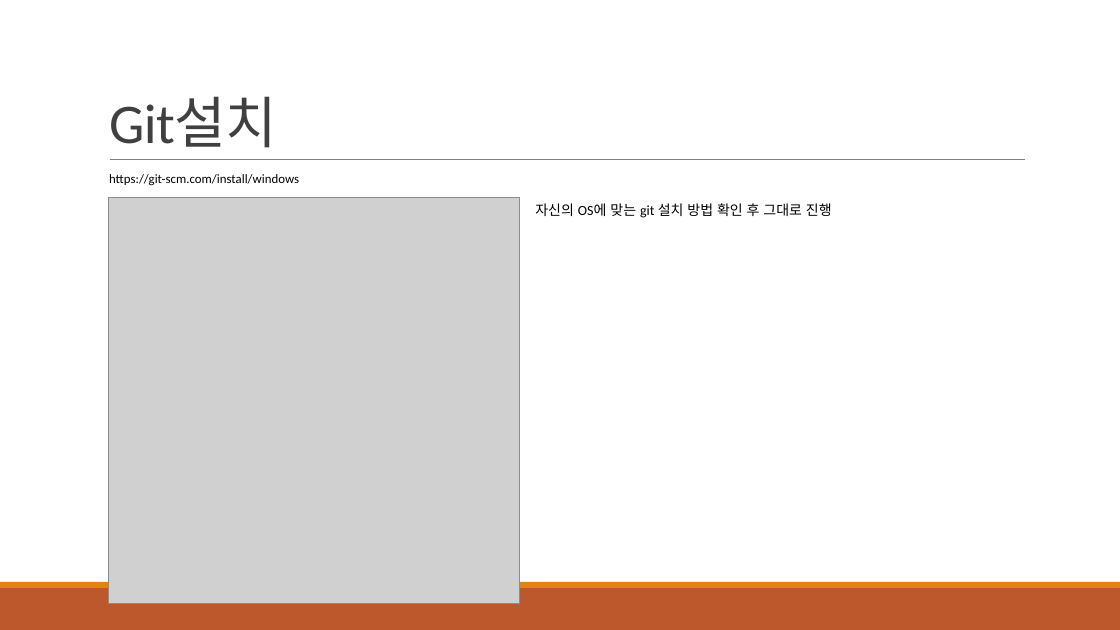
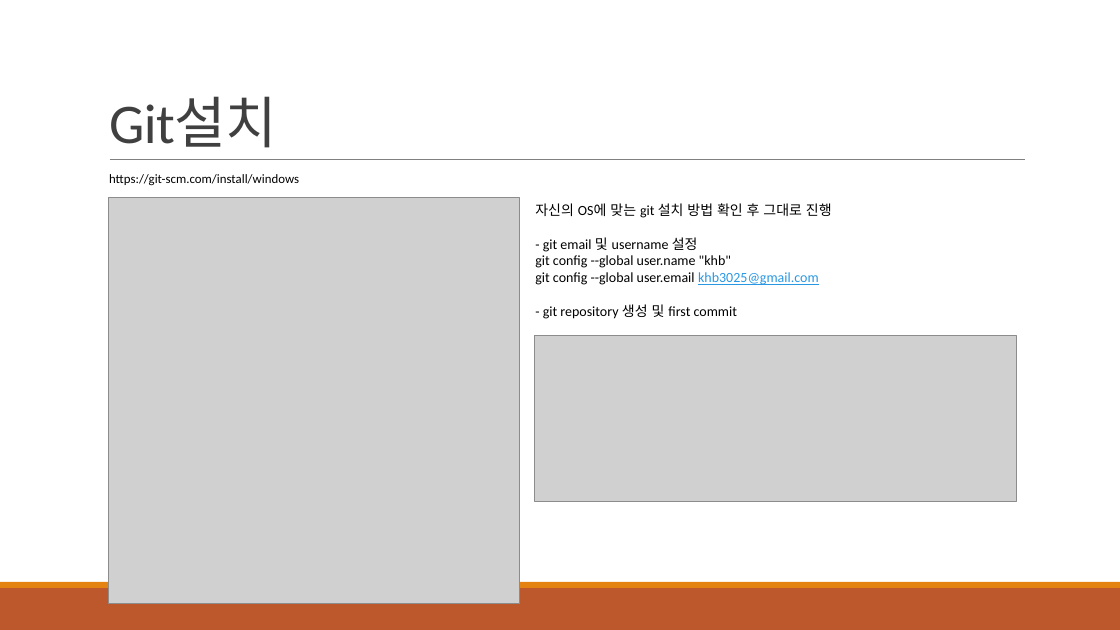
Before and after one commit to khb3025/study-claude-code, a slide deck: slide 4 of PPT정리/1.Claude 개발 환경설정.pptx. Drawn at 1120x630 pixels with LibreOffice and Linux fonts; fonts in the diff are those of the drawing; grey boxes stand for pictures. Boxes give left, top, right and bottom in pixels: in the first picture for what was removed or moved away, otherwise in the second. Text is boxed around its words. In the diff, an @@ line names an element or a change of style, - is before the commit and + after.

```diff
--- a/PPT정리/1.Claude 개발 환경설정.pptx
+++ b/PPT정리/1.Claude 개발 환경설정.pptx
@@ text at bbox=[535, 237, 819, 319]: paragraphs added @@
+- git email 및 username 설정
+git config --global user.name "khb"
+git config --global user.email khb3025@gmail.com
+- git repository 생성 및 first commit
@@ picture added at bbox=[535, 335, 1017, 502] @@
```
Also in this commit, not shown: 6 other files.
